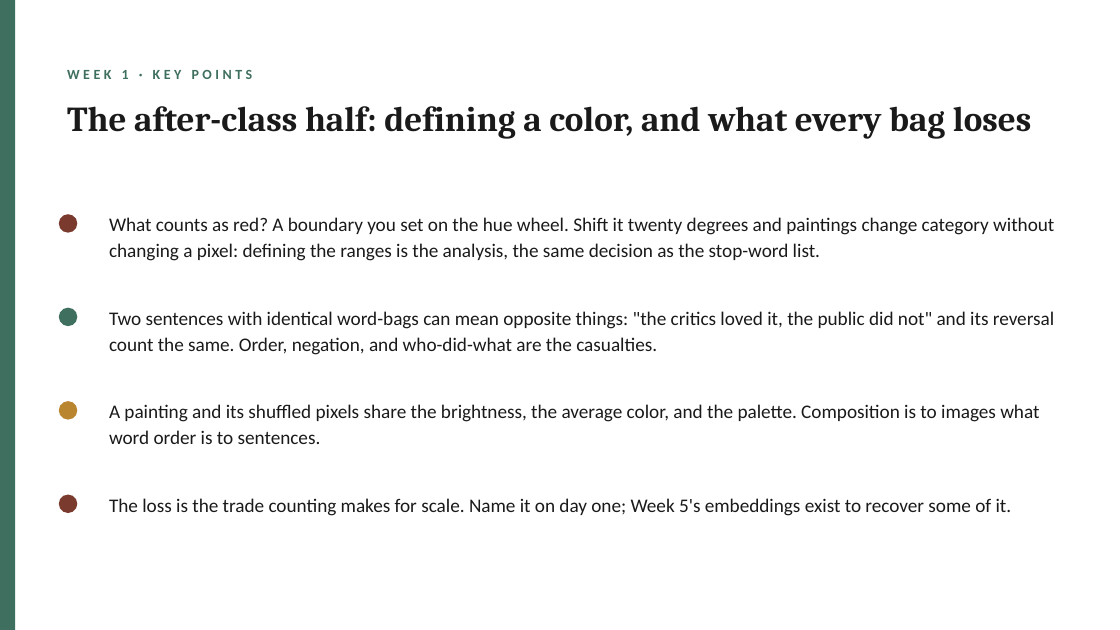
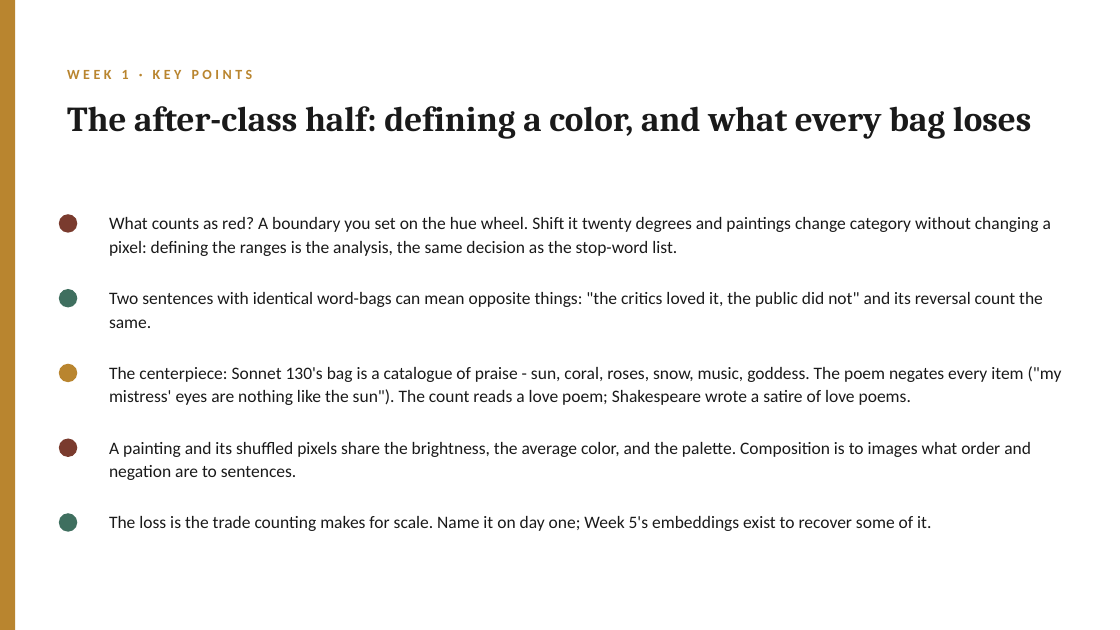
Before and after one commit to lucianli123/culture-as-data-2026, a slide deck: slide 12 of slides/pptx/week-01.pptx (slide 11 before the commit). Drawn at 1120x630 pixels with LibreOffice and Linux fonts; fonts in the diff are those of the drawing. Boxes give left, top, right and bottom in pixels: in the first picture for what was removed or moved away, otherwise in the second. Text is boxed around its words. In the diff, an @@ line names an element or a change of style, - is before the commit and + after.

Commit message:
Week 1 words pivot to Shakespeare's sonnets; quantification theory shelf on the deck
The word corpus is now the 154 sonnets (Gutenberg #1041, snapshotted with
derived counts): a two-stage stop-word lesson (a modern list leaves thy and
thou on top; a list that fits the corpus surfaces love 195 times, then
beauty and time), a SONNET_WORD dial across the sequence (black spikes at
the dark-lady sonnets), and the maximal bag-of-words loss as centerpiece -
Sonnet 130's bag is a catalogue of praise the poem negates line by line:
the count reads a love poem, Shakespeare wrote a satire of them. The
headlines section retires; its derived file is replaced by sonnet counts.

The deck gains 'Quantification has a literature (the theory shelf, never
required)': Porter's technology of distance, Bowker and Star's categories-
have-politics, Gitelman's no-raw-data, Scott's legibility, with Drucker as
the door and Data Feminism as the undercurrent. The what-is-data slide
points to it; the bag-loss and three-shapes slides carry the sonnet
material; lesson plan and syllabus rows updated.

```diff
--- a/slides/pptx/week-01.pptx
+++ b/slides/pptx/week-01.pptx
@@ rectangle at (x1=0, y1=0, x2=15, y2=630): fill #3F6F5F to #B9852F @@
@@ text "WEEK 1 · KEY POINTS" at (x1=67, y1=70, x2=253, y2=79): text colour #3F6F5F to #B9852F @@
@@ text "What counts as red? A ..." at (x1=109, y1=217, x2=1051, y2=256): size 16.5 to 15 pt @@
@@ ellipse moved from (x1=59, y1=308, x2=77, y2=326) to (x1=59, y1=289, x2=77, y2=308) @@
@@ text at (x1=109, y1=292, x2=1043, y2=328): text changed; size 16.5 to 15 pt @@
-Two sentences with identical word-bags can mean opposite things: "the critics loved it, the public did not" and its reversal count the same. Order, negation, and who-did-what are the casualties.
+Two sentences with identical word-bags can mean opposite things: "the critics loved it, the public did not" and its reversal count the same.
@@ ellipse moved from (x1=59, y1=402, x2=77, y2=420) to (x1=59, y1=364, x2=77, y2=382) @@
@@ text added at (x1=109, y1=366, x2=1062, y2=405), 15 pt, text #1A1A1A @@
+The centerpiece: Sonnet 130's bag is a catalogue of praise - sun, coral, roses, snow, music, goddess. The poem negates every item ("my mistress' eyes are nothing like the sun"). The count reads a love poem; Shakespeare wrote a satire of love poems.
@@ ellipse moved from (x1=59, y1=495, x2=77, y2=513) to (x1=59, y1=439, x2=77, y2=457) @@
@@ text at (x1=109, y1=442, x2=1031, y2=480): text changed; size 16.5 to 15 pt @@
-A painting and its shuffled pixels share the brightness, the average color, and the palette. Composition is to images what word order is to sentences.
+A painting and its shuffled pixels share the brightness, the average color, and the palette. Composition is to images what order and negation are to sentences.
@@ text "The loss is the trade ..." at (x1=109, y1=516, x2=931, y2=531): size 16.5 to 15 pt @@
@@ text "The loss is the trade ..." moved from (x1=109, y1=498, x2=1012, y2=516) to (x1=109, y1=516, x2=931, y2=531) @@
@@ ellipse added at (x1=59, y1=513, x2=77, y2=532), fill #3F6F5F @@
```
Also in this commit, not shown: 6 other slides changed, 1 slide added, 20 other files.
